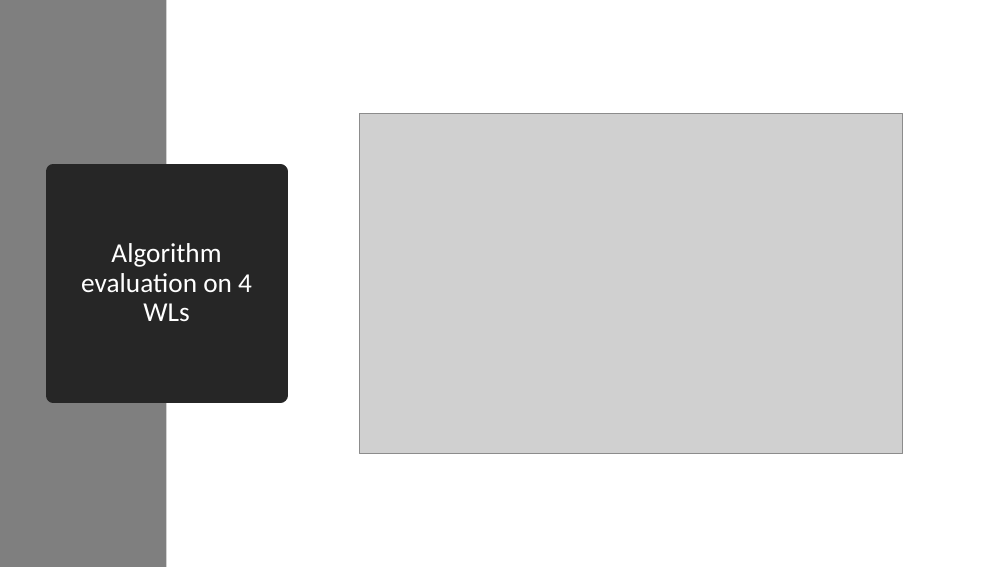
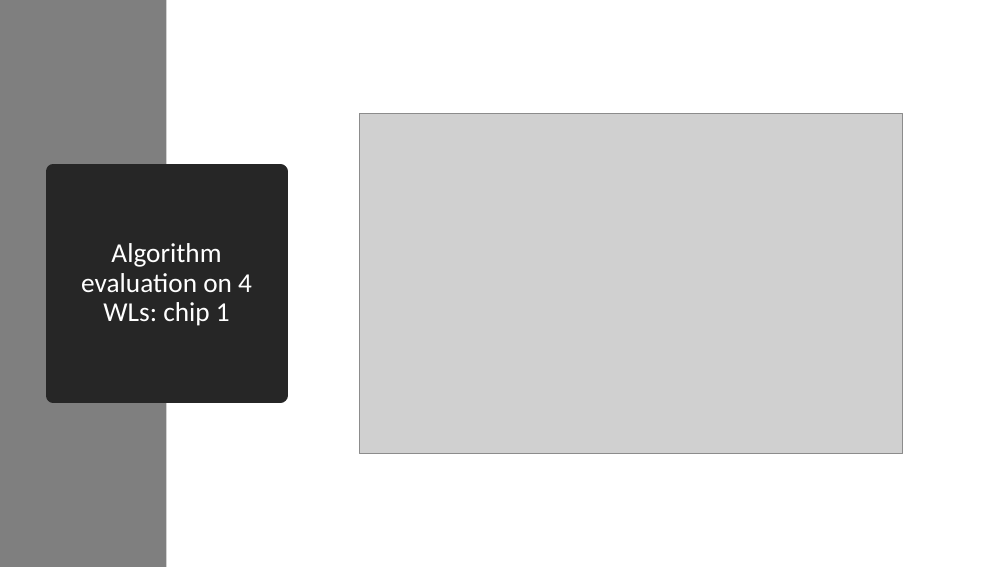
Before and after one commit to akashlevy/RRAM-RADAR-Tuning, a slide deck: slide 24 of presentations/Updates 8-4-20.pptx. Drawn at 1008x567 pixels with LibreOffice and Linux fonts; fonts in the diff are those of the drawing; grey boxes stand for pictures. Boxes give left, top, right and bottom in pixels: in the first picture for what was removed or moved away, otherwise in the second. Text is boxed around its words. In the diff, an @@ line names an element or a change of style, - is before the commit and + after.

Commit message:
Chip 1 done, on to chip 2

```diff
--- a/presentations/Updates 8-4-20.pptx
+++ b/presentations/Updates 8-4-20.pptx
@@ title at (x1=81, y1=243, x2=252, y2=326): text changed @@
-Algorithm evaluation on 4 WLs
+Algorithm evaluation on 4 WLs: chip 1
```
Also in this commit, not shown: 2 other slides changed, 40 other files.
